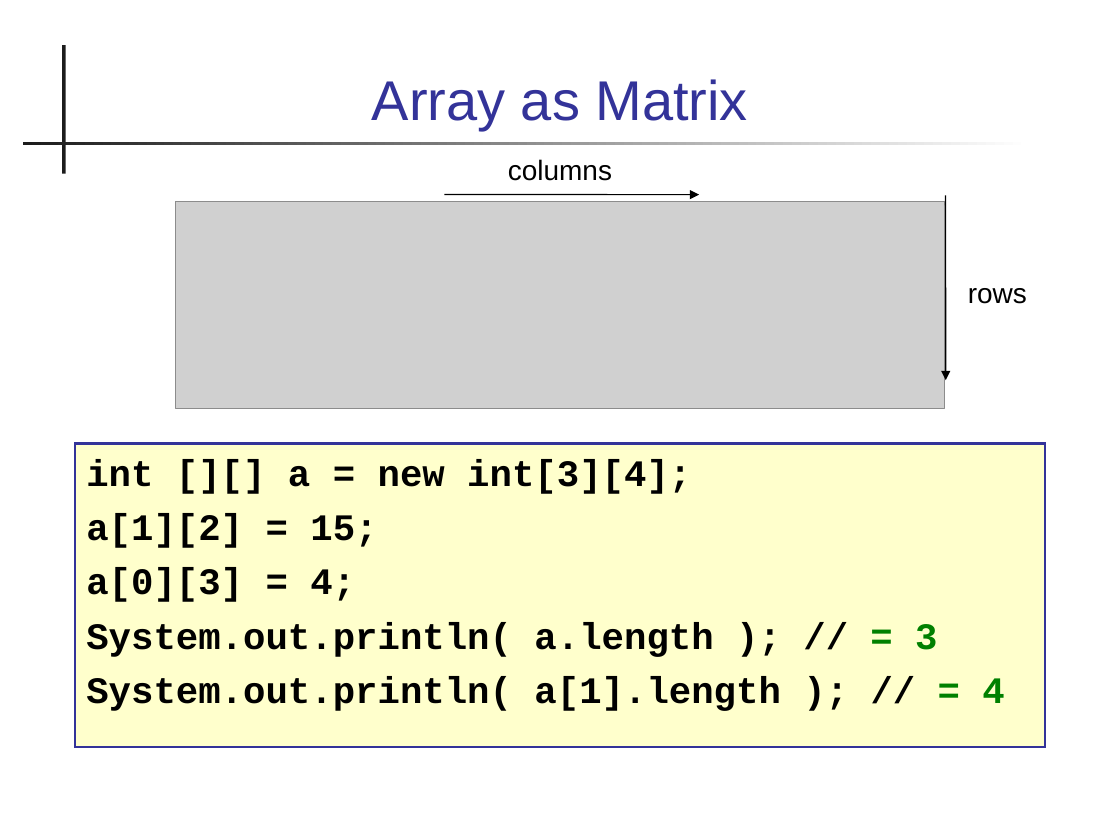
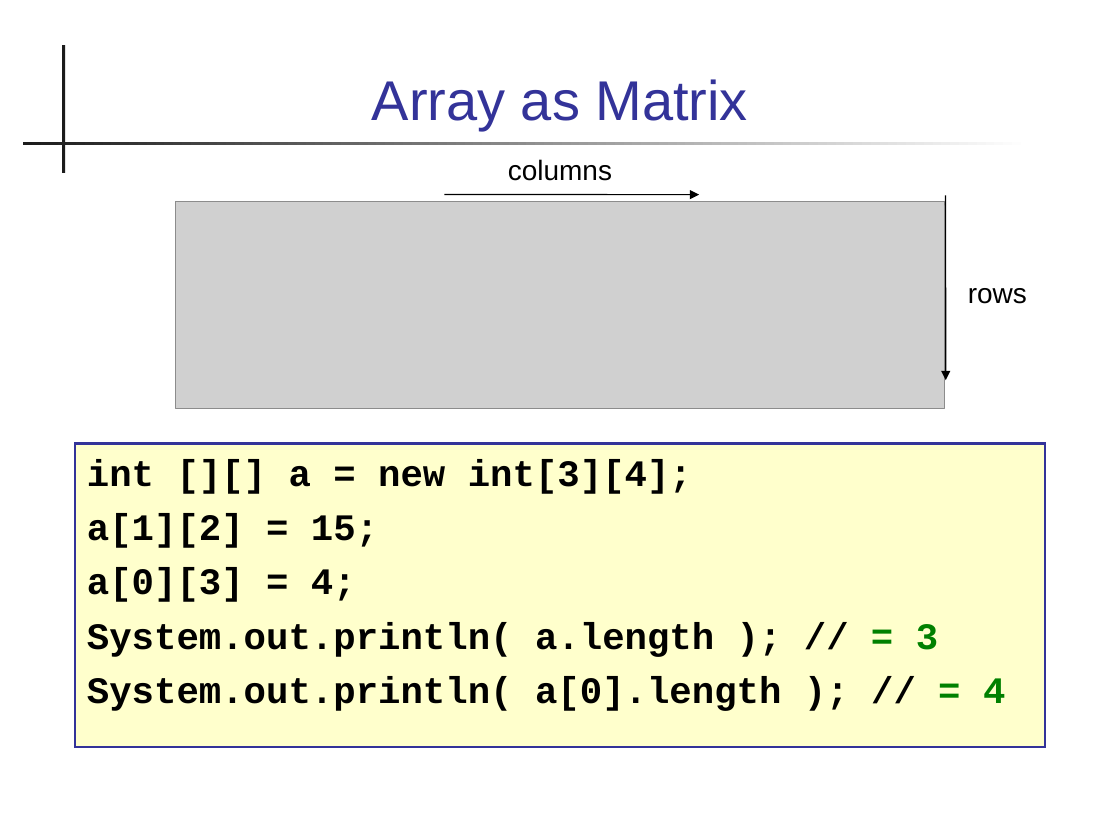
Before and after one commit to cpske/programming1, a slide deck: slide 12 of java-basics/19-Arrays-2D.ppt (slide 11 before the commit). Drawn at 1120x840 pixels with LibreOffice and Linux fonts; fonts in the diff are those of the drawing; grey boxes stand for pictures. Boxes give left, top, right and bottom in pixels: in the first picture for what was removed or moved away, otherwise in the second. Text is boxed around its words. In the diff, an @@ line names an element or a change of style, - is before the commit and + after.

Commit message:
add slides on arraylist

```diff
--- a/java-basics/19-Arrays-2D.ppt
+++ b/java-basics/19-Arrays-2D.ppt
@@ text at (x1=87, y1=676, x2=1005, y2=711): text changed @@
-System.out.println( a[1].length ); // = 4
+System.out.println( a[0].length ); // = 4
```
Also in this commit, not shown: 12 other slides changed, 3 slides added, 4 slides removed, 6 other files.
